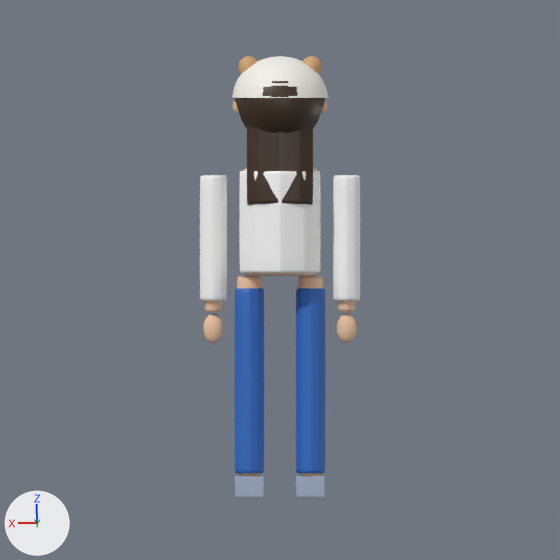
An edit to the Blender file assets-src/avatars/hana/hana.blend, drawn before and after from the same camera.
One viewpoint serves both versions: the file's camera 'Camera'. The axes (+X, +Y, +Z) are drawn at lower left. The lights are the same throughout. The first picture is the older version.

In view in the first picture: 'Beanie', 'Body', 'ClothingBottom', 'ClothingShoes', 'ClothingTop', 'Hair', 'Sleeve.L', 'Sleeve.R' and 2 more.
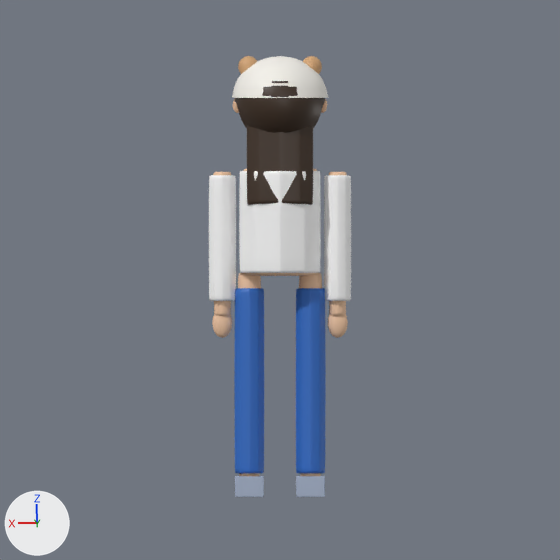
The change, as a diff of the scene's bpy script:
```diff
--- a/assets-src/avatars/hana/hana.blend.py
+++ b/assets-src/avatars/hana/hana.blend.py
@@ me_cylinder @@
 # used by ob_body; location = (0.0, 0.0, 0.693)
-me_cylinder.from_pydata(...)  # 10220 vertices, 10192 faces; spans x -0.214..0.214, y -0.134..0.125, z -0.692..0.516
+me_cylinder.from_pydata(...)  # 12660 vertices, 12624 faces; spans x -0.19..0.19, y -0.134..0.125, z -0.692..0.516
+# me_cylinder part 1: the loose piece of 610 vertices spanning x -0.213..-0.157, y -0.019..0.019, z -0.269..-0.186 is moved by (0.025, 0.0, 0.015)
+# me_cylinder part 2: the loose piece of 610 vertices spanning x 0.157..0.213, y -0.019..0.019, z -0.269..-0.186 is moved by (-0.025, 0.0, 0.015)
+# me_cylinder part 3: a new loose piece of 542 vertices spanning x -0.19..-0.13, y -0.031..0.031, z -0.012..0.207, in mat_skin (beige #f3c9a6)
+# me_cylinder part 4: a new loose piece of 542 vertices spanning x 0.13..0.19, y -0.031..0.031, z -0.012..0.207, in mat_skin (beige #f3c9a6)
+# me_cylinder part 5: 20 vertices moved within x -0.169..0.169, y -0.031..0.031, z -0.222..-0.001; 3212 vertices removed from x -0.214..0.214, y -0.036..0.036, z -0.362..0.197; 3348 vertices added at x -0.183..0.183, y -0.037..0.037, z -0.4..0.007
+# other edits to the shape of me_cylinder do not show in these pictures
 me_cylinder.materials.append(mat_skin)
@@ ob_sleeve_l @@
 ob_sleeve_l = bpy.data.objects.new('Sleeve.L', me_cylinder_014)
-ob_sleeve_l.location = (-0.185, 0.0, 0.715)
+ob_sleeve_l.location = (-0.16, 0.0, 0.715)
@@ ob_sleeve_r @@
 ob_sleeve_r = bpy.data.objects.new('Sleeve.R', me_cylinder_015)
-ob_sleeve_r.location = (0.185, 0.0, 0.715)
+ob_sleeve_r.location = (0.16, 0.0, 0.715)
```

Pixel boxes (x1, y1, x2, y2) of what changed, in the pictures (560 x 560 px; the box of a moved part takes in the faces that stretch with it):
'Sleeve.L', moved
    before: (333, 175, 360, 301)
    after: (324, 175, 351, 301)
'Sleeve.R', moved
    before: (200, 175, 227, 301)
    after: (209, 175, 236, 301)
'Body', reshaped (12% narrower)
    before: (203, 99, 357, 476)
    after: (212, 99, 348, 476)
part 1 of me_cylinder, moved or reshaped
    before: (337, 313, 357, 343)
    after: (328, 314, 348, 338)
part 2 of me_cylinder, moved or reshaped
    before: (203, 313, 223, 343)
    after: (212, 314, 232, 338)
part 3 of me_cylinder, added
    after: (329, 172, 347, 175)
part 4 of me_cylinder, added
    after: (213, 172, 231, 175)
part 5 of me_cylinder, moved or reshaped
    before: (205, 276, 355, 312)
    after: (214, 273, 346, 315)
